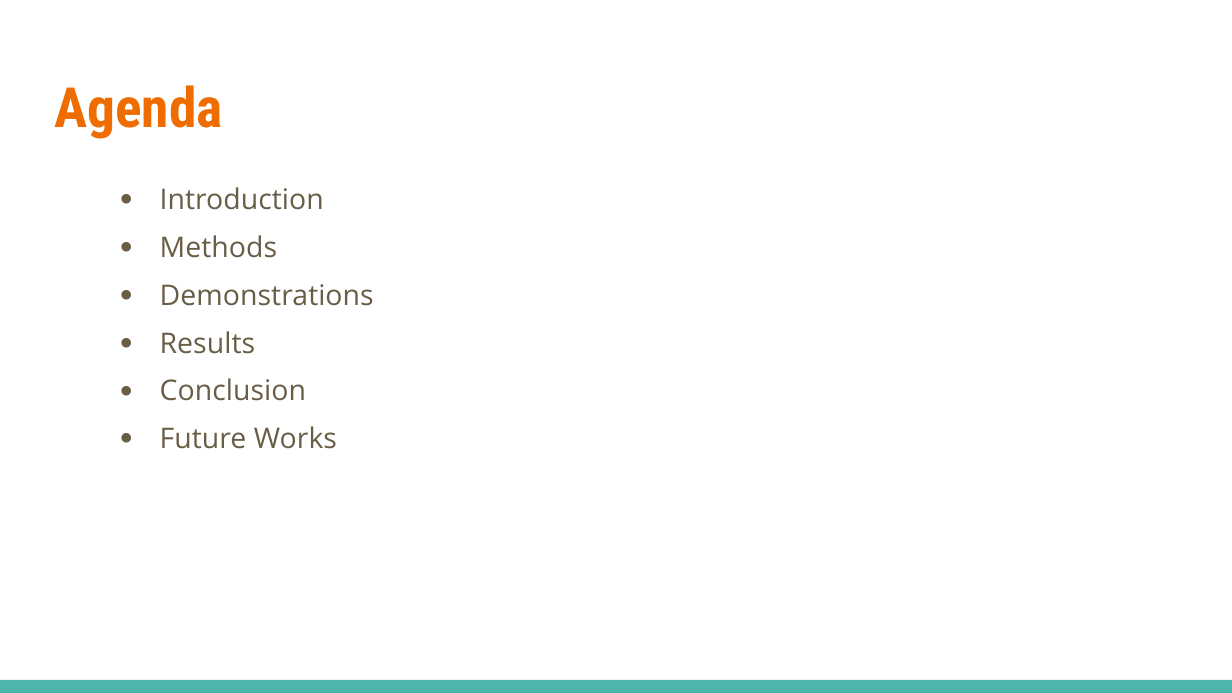
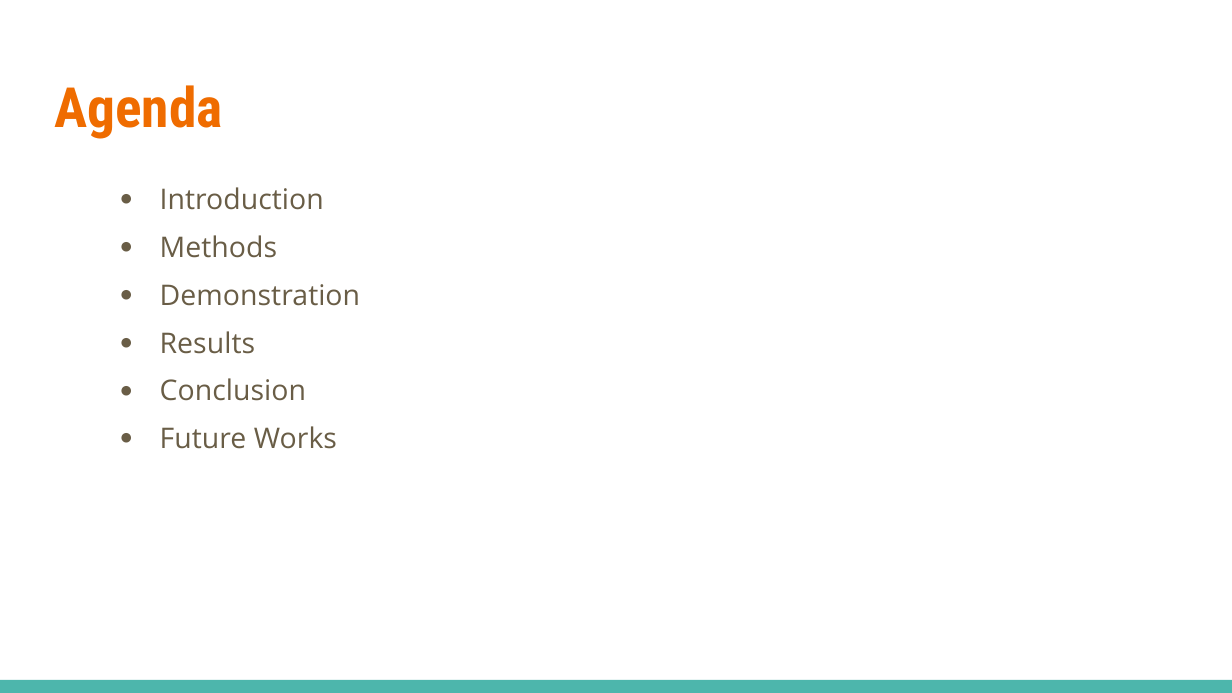
Before and after one commit to elliot-linsey/QMUL, a slide deck: slide 2 of EOY Project/Presentation.pptx. Drawn at 1232x693 pixels with LibreOffice and Linux fonts; fonts in the diff are those of the drawing. Boxes give left, top, right and bottom in pixels: in the first picture for what was removed or moved away, otherwise in the second. Text is boxed around its words. In the diff, an @@ line names an element or a change of style, - is before the commit and + after.

```diff
--- a/EOY Project/Presentation.pptx
+++ b/EOY Project/Presentation.pptx
@@ text at (160,284,361,306): text changed @@
-● Demonstrations
+● Demonstration
```
Also in this commit, not shown: 1 other slide changed, 8 slides added, 1 slide removed.
